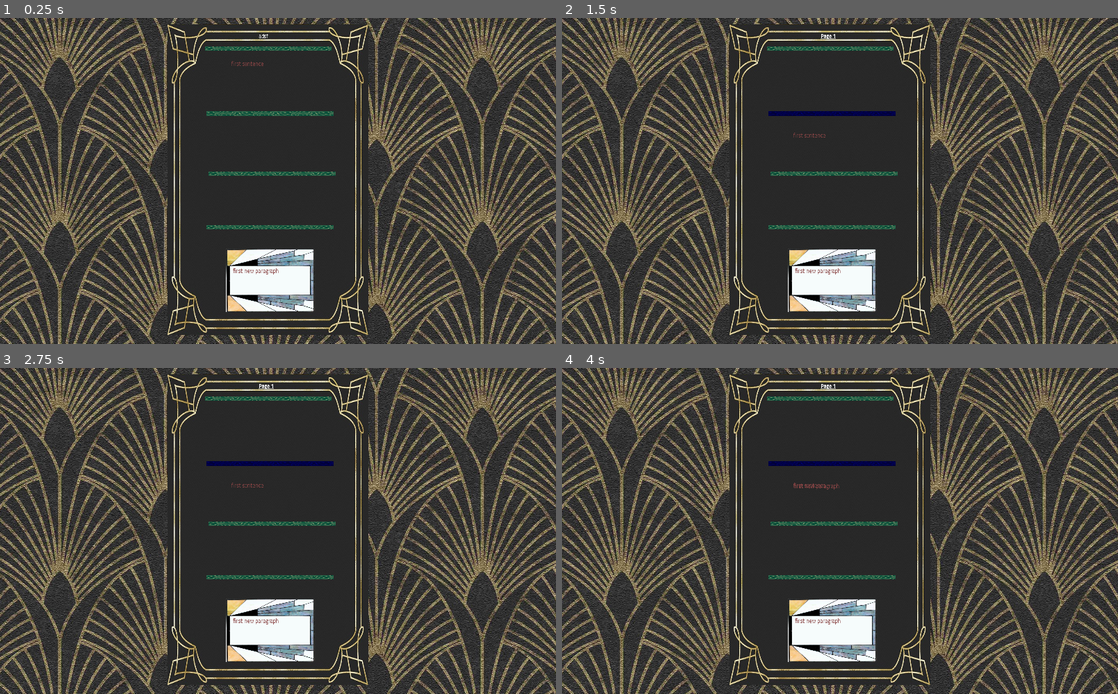
Above: before the commit, frames 1-4 (two rows, left to right).
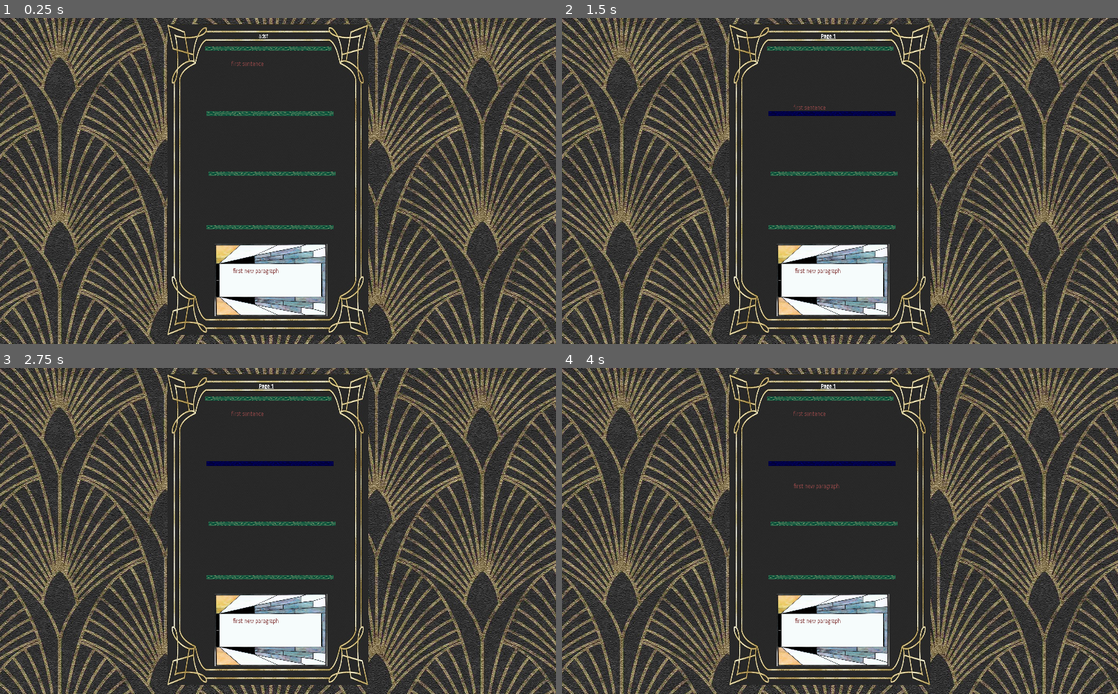
Above: after the commit, the same moments.

Repository: NiklasRiewald/GGJ2020
Game: Godot game, scene res://rich_text_bbcode.tscn
Two runs of this game, one before a commit and one after it. Both use one fixed random seed, a clock stepped at 60 frames per second and the inputs below.
Inputs (mouse positions are in pixels of both pictures, inside the frame that each line leads up to):
- Up to frame 1 (0.25 s): no input
- Up to frame 2 (1.5 s): tap Enter at 0.5 s; drag from (834, 37) to (828, 145) at 0.52 s; tap Space at 1.25 s; drag from (828, 73) to (828, 203) at 1.27 s
- Up to frame 3 (2.75 s): tap Enter at 2 s; move the mouse to (266, 495) at 2.02 s; click (266, 495) at 2.17 s
- Up to frame 4 (4 s): tap Space at 2.75 s; drag from (828, 553) to (828, 423) at 2.77 s; tap Enter at 3.5 s; drag from (834, 628) to (828, 495) at 3.52 s

The runs differ from the first frame. In frame 1, 2.6% of the frame differs, in the area x 38-59%, y 69-92%; in frame 2, 2.7%; in frame 3, 2.7%, in the area x 38-59%, y 13-92%; in frame 4, 2.7%.

Commit message:
getting better

Diff:
--- a/DragableText.gd
+++ b/DragableText.gd
@@ -67,7 +67,7 @@
 	var currentMouseX = get_global_mouse_position().x
 	var currentMouseY = get_global_mouse_position().y
 	var myText = get_node("RichTextLabel").bbcode_text
-	if dragMouse and myText != "":
+	if dragMouse and (myText != "" or draggableText.bbcode_text != ""):
 		if not hadActiveDragLastFrame:
 			#create draggable text:
 			paragraphClone = get_node("RichTextLabel").bbcode_text
@@ -126,14 +126,20 @@
 			logs._push_new_update()
 		else:
 			if len(logs.paragraphs) > index_to_insert:
+				print("before insertion:")
+				print(logs.paragraphs)
 				logs.paragraphs.insert(
 					index_to_insert,
 					paragraphClone
 				)
+				print("after insertion:")
+				print(logs.paragraphs)
 				var index_to_remove = logs.current_position * (numberSeparators -1) + originalSiteIndex
-				if index_to_remove > index_to_insert:
+				if index_to_remove >= index_to_insert:
 					index_to_remove += 1
-				#logs.paragraphs.remove(index_to_remove) ????
+				logs.paragraphs.remove(index_to_remove)
+				print("after removal:")
+				print(logs.paragraphs)
 			else:
 				#restore original text here:
 				logs.paragraphs[cloneIndex] = paragraphClone
@@ -152,7 +158,7 @@
 	separators[separator_index].modulate = Color(0, 0, 1)
 
 func _on_Area2D_input_event(viewport, event, shape_idx):
-	if event is InputEventMouseButton:
+	if event is InputEventMouseButton and event.button_index == BUTTON_LEFT:
 		if event.is_pressed():
 			dragMouse=true
 		#else:
--- a/Log.gd
+++ b/Log.gd
@@ -55,6 +55,7 @@
 
 	newParagraph = get_node("../TextNew/RichTextLabel")
 	_push_new_update()
+	_update_paragraphs()
 
 func _input(event):
 	if event is InputEventMouseButton:
@@ -80,7 +81,7 @@
 	for i in range(start_index, end_index):
 		if i < len(paragraphs):
 			texts[j].set_bbcode(paragraphs[i])
-			j +=1
+			j += 1
 
 func _push_new_update():
 	if len(new_paragraphs) > 0:
--- a/RealDraggingText.gd
+++ b/RealDraggingText.gd
@@ -1,4 +1,7 @@
 extends RichTextLabel
+
+var separators = []
+var numberSeparators = 0
 
 var lastMouseX;
 var lastMouseY;
--- a/rich_text_bbcode.tscn
+++ b/rich_text_bbcode.tscn
@@ -86,11 +86,6 @@
 "_edit_use_anchors_": false
 }
 
-[node name="ParagraphNew" type="Sprite" parent="Document"]
-position = Vector2( 296.254, 791.001 )
-scale = Vector2( 0.19182, 0.174751 )
-texture = ExtResource( 7 )
-
 [node name="Text1" type="Area2D" parent="Document"]
 position = Vector2( 149.58, 76.017 )
 script = ExtResource( 8 )
@@ -219,6 +214,12 @@
 __meta__ = {
 "_edit_use_anchors_": false
 }
+
+[node name="box" type="Sprite" parent="Document"]
+position = Vector2( 297.838, 789.919 )
+scale = Vector2( 0.243538, 0.198654 )
+z_index = -2
+texture = ExtResource( 7 )
 [connection signal="meta_clicked" from="Document/Log" to="." method="_on_RichTextLabel_meta_clicked"]
 [connection signal="input_event" from="Document/Text1" to="Document/Text1" method="_on_Area2D_input_event"]
 [connection signal="input_event" from="Document/Text2" to="Document/Text2" method="_on_Area2D_input_event"]
